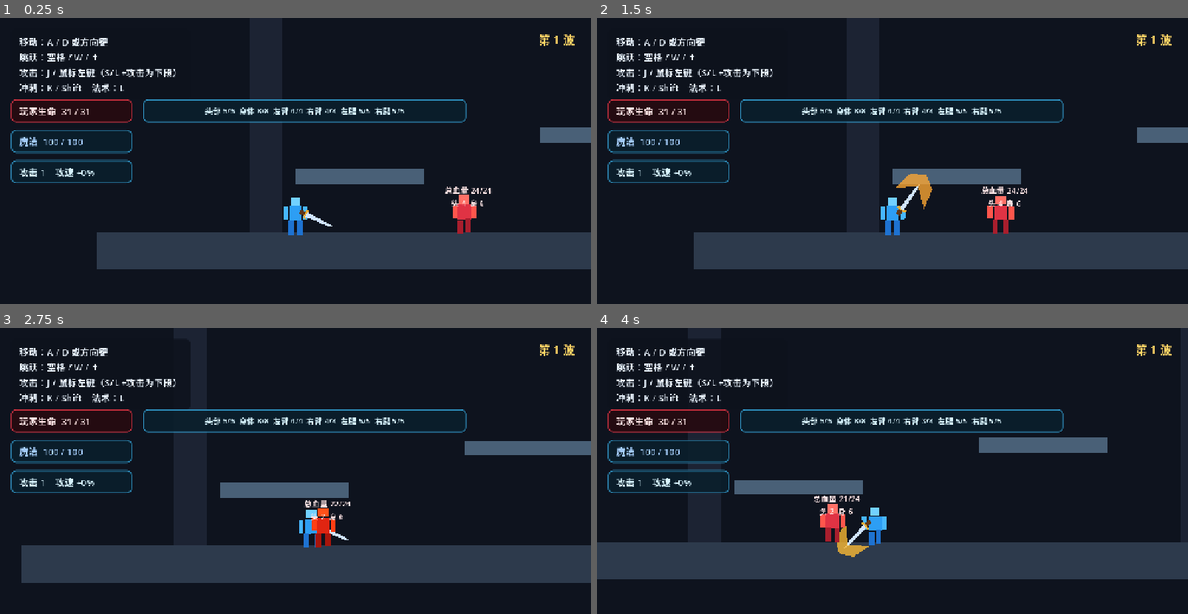
Above: before the commit, frames 1-4 (two rows, left to right).
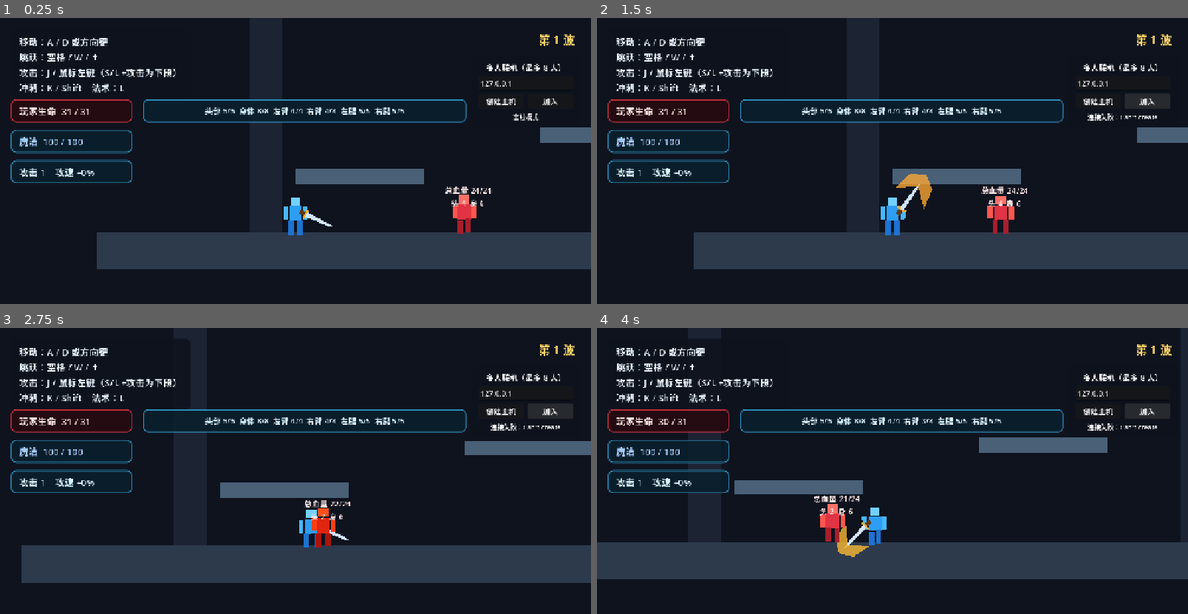
Above: after the commit, the same moments.

Repository: gaoyiyankami/holidaygame
Game: Godot game, scene res://scenes/main/main.tscn
The game is run twice, just before and just after one commit, with the same random seed, the same clock (stepped at 60 frames per second) and the same inputs.
Inputs (mouse positions are in pixels of both pictures, inside the frame that each line leads up to):
- Up to frame 1 (0.25 s): no input
- Up to frame 2 (1.5 s): click (1099, 100) at 0.5 s, where only the run after the commit has a clickable "创建主机"; click (1146, 100) at 1.25 s, where only the run after the commit has a clickable "加入"
- Up to frame 3 (2.75 s): hold D (move_right) from 2.03 s (still down); tap J (attack) at 2.1 s; tap Space (jump) at 2.27 s
- Up to frame 4 (4 s): tap J (attack) at 2.85, 3.8 s; tap Space (jump) at 3.02 s; release D (move_right) at 3.53 s; hold A (move_left) from 3.53 s (still down); tap K (dash) at 3.6 s

The runs differ from the first frame. In frame 1, 0.4% of the frame differs, in the area x 81-95%, y 16-36%; in frame 2, 0.8%, in the area x 81-97%, y 16-36%; in frame 3, 0.8%; in frame 4, 0.8%.

Commit message:
Add low leg targeting and eight player networking

Diff:
--- a/scenes/main/main.tscn
+++ b/scenes/main/main.tscn
@@ -232,6 +232,41 @@
 theme_override_colors/font_color = Color(1, 0.84, 0.4, 1)
 theme_override_font_sizes/font_size = 25
 
+[node name="NetworkPanel" type="PanelContainer" parent="UI"]
+offset_left = 1018.0
+offset_top = 82.0
+offset_right = 1260.0
+offset_bottom = 230.0
+theme_override_styles/panel = SubResource("StyleBox_panel")
+
+[node name="VBox" type="VBoxContainer" parent="UI/NetworkPanel"]
+theme_override_constants/separation = 7
+
+[node name="Title" type="Label" parent="UI/NetworkPanel/VBox"]
+text = "多人联机（最多 8 人）"
+horizontal_alignment = 1
+theme_override_font_sizes/font_size = 17
+
+[node name="AddressInput" type="LineEdit" parent="UI/NetworkPanel/VBox"]
+placeholder_text = "主机 IP，默认 127.0.0.1"
+text = "127.0.0.1"
+
+[node name="Buttons" type="HBoxContainer" parent="UI/NetworkPanel/VBox"]
+theme_override_constants/separation = 8
+
+[node name="HostButton" type="Button" parent="UI/NetworkPanel/VBox/Buttons"]
+size_flags_horizontal = 3
+text = "创建主机"
+
+[node name="JoinButton" type="Button" parent="UI/NetworkPanel/VBox/Buttons"]
+size_flags_horizontal = 3
+text = "加入"
+
+[node name="NetworkStatus" type="Label" parent="UI/NetworkPanel/VBox"]
+text = "离线模式"
+horizontal_alignment = 1
+theme_override_font_sizes/font_size = 14
+
 [node name="StatusLabel" type="Label" parent="UI"]
 visible = false
 offset_left = 365.0
--- a/scripts/main/main.gd
+++ b/scripts/main/main.gd
@@ -1,10 +1,14 @@
 extends Node2D
 
 const ENEMY_SCENE := preload("res://scenes/enemies/training_dummy.tscn")
+const PLAYER_SCENE := preload("res://scenes/player/player.tscn")
+const NETWORK_PORT := 7000
+const MAX_CLIENTS := 7
 
 var _wave: int = 1
 var _current_enemy: TrainingDummy
 var _upgrade_open: bool = false
+var _network_players: Dictionary = {}
 
 @onready var _player: Player = $Player
 @onready var _enemy_spawn: Marker2D = $EnemySpawn
@@ -18,6 +22,11 @@
 @onready var _attack_button: Button = $UI/UpgradePanel/Margin/VBox/Choices/AttackButton
 @onready var _speed_button: Button = $UI/UpgradePanel/Margin/VBox/Choices/SpeedButton
 @onready var _health_button: Button = $UI/UpgradePanel/Margin/VBox/Choices/HealthButton
+@onready var _network_panel: PanelContainer = $UI/NetworkPanel
+@onready var _address_input: LineEdit = $UI/NetworkPanel/VBox/AddressInput
+@onready var _host_button: Button = $UI/NetworkPanel/VBox/Buttons/HostButton
+@onready var _join_button: Button = $UI/NetworkPanel/VBox/Buttons/JoinButton
+@onready var _network_status: Label = $UI/NetworkPanel/VBox/NetworkStatus
 
 
 func _ready() -> void:
@@ -29,6 +38,13 @@
 	_attack_button.pressed.connect(_choose_attack_upgrade)
 	_speed_button.pressed.connect(_choose_speed_upgrade)
 	_health_button.pressed.connect(_choose_health_upgrade)
+	_host_button.pressed.connect(_host_game)
+	_join_button.pressed.connect(_join_game)
+	multiplayer.peer_connected.connect(_on_peer_connected)
+	multiplayer.peer_disconnected.connect(_on_peer_disconnected)
+	multiplayer.connected_to_server.connect(_on_connected_to_server)
+	multiplayer.connection_failed.connect(_on_connection_failed)
+	multiplayer.server_disconnected.connect(_on_server_disconnected)
 
 	_on_player_health_changed(_player.get_health(), _player.max_health)
 	_on_player_mana_changed(_player.get_mana(), _player.max_mana)
@@ -37,6 +53,106 @@
 
 	_current_enemy = $TrainingDummy as TrainingDummy
 	_connect_enemy(_current_enemy)
+
+
+func _host_game() -> void:
+	var peer := ENetMultiplayerPeer.new()
+	var error := peer.create_server(NETWORK_PORT, MAX_CLIENTS)
+	if error != OK:
+		_network_status.text = "创建主机失败：%s" % error_string(error)
+		return
+	multiplayer.multiplayer_peer = peer
+	_prepare_existing_player_for_network()
+	_network_players[1] = true
+	_network_status.text = "主机已开启，端口 %d（最多 8 人）" % NETWORK_PORT
+	_host_button.disabled = true
+	_join_button.disabled = true
+
+
+func _join_game() -> void:
+	var address := _address_input.text.strip_edges()
+	if address.is_empty():
+		address = "127.0.0.1"
+	var peer := ENetMultiplayerPeer.new()
+	var error := peer.create_client(address, NETWORK_PORT)
+	if error != OK:
+		_network_status.text = "连接失败：%s" % error_string(error)
+		return
+	multiplayer.multiplayer_peer = peer
+	_prepare_existing_player_for_network()
+	_network_status.text = "正在连接 %s:%d……" % [address, NETWORK_PORT]
+	_host_button.disabled = true
+	_join_button.disabled = true
+
+
+func _prepare_existing_player_for_network() -> void:
+	_player.name = "Player_1"
+	_player.configure_network_authority(1)
+	_network_players[1] = true
+
+
+func _on_connected_to_server() -> void:
+	_network_status.text = "连接成功，玩家编号 %d" % multiplayer.get_unique_id()
+
+
+func _on_connection_failed() -> void:
+	_network_status.text = "连接主机失败"
+	multiplayer.multiplayer_peer = null
+	_host_button.disabled = false
+	_join_button.disabled = false
+
+
+func _on_server_disconnected() -> void:
+	_network_status.text = "与主机断开连接"
+	multiplayer.multiplayer_peer = null
+
+
+func _on_peer_connected(peer_id: int) -> void:
+	if not multiplayer.is_server():
+		return
+	for existing_id in _network_players:
+		_spawn_network_player.rpc_id(peer_id, existing_id)
+	_spawn_network_player.rpc(peer_id)
+
+
+func _on_peer_disconnected(peer_id: int) -> void:
+	if multiplayer.is_server():
+		_remove_network_player.rpc(peer_id)
+
+
+@rpc("authority", "call_local", "reliable")
+func _spawn_network_player(peer_id: int) -> void:
+	if _network_players.has(peer_id):
+		return
+	var player := PLAYER_SCENE.instantiate() as Player
+	player.name = "Player_%d" % peer_id
+	player.position = Vector2(170 + (_network_players.size() % 4) * 54, 610)
+	add_child(player)
+	player.configure_network_authority(peer_id)
+	_network_players[peer_id] = true
+	if peer_id == multiplayer.get_unique_id():
+		_bind_local_player(player)
+	_network_status.text = "当前玩家：%d / 8" % _network_players.size()
+
+
+@rpc("authority", "call_local", "reliable")
+func _remove_network_player(peer_id: int) -> void:
+	var player := get_node_or_null("Player_%d" % peer_id)
+	if is_instance_valid(player):
+		player.queue_free()
+	_network_players.erase(peer_id)
+	_network_status.text = "当前玩家：%d / 8" % _network_players.size()
+
+
+func _bind_local_player(player: Player) -> void:
+	_player = player
+	_player.health_changed.connect(_on_player_health_changed)
+	_player.mana_changed.connect(_on_player_mana_changed)
+	_player.body_parts_changed.connect(_on_player_body_parts_changed)
+	_player.stats_changed.connect(_on_player_stats_changed)
+	_player.died.connect(_on_player_died)
+	_on_player_health_changed(_player.get_health(), _player.max_health)
+	_on_player_mana_changed(_player.get_mana(), _player.max_mana)
 
 
 func _connect_enemy(enemy: TrainingDummy) -> void:
--- a/scripts/player/player.gd
+++ b/scripts/player/player.gd
@@ -80,6 +80,9 @@
 var _jump_multiplier: float = 1.0
 var _dash_multiplier: float = 1.0
 var _animation_time: float = 0.0
+var _network_target_position: Vector2
+var _network_target_velocity: Vector2
+var _network_facing: float = 1.0
 var _hit_targets: Dictionary = {}
 var _parts: Dictionary = {}
 var _sword_tween: Tween
@@ -92,6 +95,7 @@
 @onready var _attack_area: Area2D = $Visual/SwordPivot/AttackArea
 @onready var _slash_visual: Polygon2D = $Visual/SwordPivot/AttackArea/SlashVisual
 @onready var _dash_visual: Polygon2D = $Visual/DashVisual
+@onready var _camera: Camera2D = $Camera2D
 
 
 func _ready() -> void:
@@ -101,10 +105,18 @@
 	_refresh_body_health()
 	_mana = max_mana
 	mana_changed.emit(_mana, max_mana)
+	_network_target_position = global_position
 
 
 func _physics_process(delta: float) -> void:
 	_animation_time += delta
+	if multiplayer.has_multiplayer_peer() and not is_multiplayer_authority():
+		global_position = global_position.lerp(_network_target_position, minf(delta * 14.0, 1.0))
+		velocity = _network_target_velocity
+		_visual.scale.x = _network_facing
+		_animate_body_parts()
+		return
+
 	_regenerate_mana(delta)
 	_update_timers(delta)
 	if _dash_timer > 0.0:
@@ -122,6 +134,8 @@
 			velocity.x = move_toward(velocity.x, 0.0, friction * delta)
 	move_and_slide()
 	_animate_body_parts()
+	if multiplayer.has_multiplayer_peer():
+		_receive_network_state.rpc(global_position, velocity, _visual.scale.x)
 
 
 func _update_timers(delta: float) -> void:
@@ -220,8 +234,8 @@
 			_attack_area.position = Vector2(72, 0)
 			_slash_visual.scale = Vector2(1.45, 0.85)
 		AttackKind.LOW:
-			_attack_area.position = Vector2(58, 24)
-			_slash_visual.scale = Vector2(1.25, 0.65)
+			_attack_area.position = Vector2(58, 34)
+			_slash_visual.scale = Vector2(1.3, 0.72)
 		_:
 			_attack_area.position = Vector2(48.0 + step * 5.0, 0)
 	_play_sword_windup(step)
@@ -267,6 +281,8 @@
 		if _hit_targets.has(target_id):
 			continue
 		var distance := _attack_area.global_position.distance_squared_to(part.global_position)
+		if _attack_kind == AttackKind.LOW:
+			distance = -part.global_position.y
 		if not closest_by_actor.has(target_id) or distance < closest_by_actor[target_id]["distance"]:
 			closest_by_actor[target_id] = {"part": part, "distance": distance}
 
@@ -282,6 +298,24 @@
 		var damage := maxi(1, roundi(base_damage * _attack_damage_multiplier))
 		if part.receive_damage(damage, global_position):
 			_hit_targets[target_id] = true
+
+
+func configure_network_authority(peer_id: int) -> void:
+	set_multiplayer_authority(peer_id)
+	_camera.enabled = peer_id == multiplayer.get_unique_id()
+	if not is_multiplayer_authority():
+		_controls_enabled = false
+
+
+@rpc("authority", "call_remote", "unreliable_ordered")
+func _receive_network_state(
+	network_position: Vector2,
+	network_velocity: Vector2,
+	facing: float
+) -> void:
+	_network_target_position = network_position
+	_network_target_velocity = network_velocity
+	_network_facing = facing
 
 
 func _get_windup_duration(step: int) -> float:
--- a/tests/body_parts_test.gd
+++ b/tests/body_parts_test.gd
@@ -96,11 +96,16 @@
 	low_enemy.set_physics_process(false)
 	low_enemy.position = player.position + Vector2(62, 18)
 	await get_tree().physics_frame
-	var low_before := _total_health(low_enemy.get_node("Visual/Parts").get_children())
+	var low_parts := low_enemy.get_node("Visual/Parts").get_children()
+	var low_before := _total_health(low_parts)
+	var left_foot := _find_part(low_parts, "left_leg")
+	var right_foot := _find_part(low_parts, "right_leg")
+	var feet_before := left_foot.health + right_foot.health
 	player.call("_start_attack", 1, 3)
 	await get_tree().create_timer(0.22).timeout
 	var low_attack_worked := player.get_attack_kind() == 3 \
-		and _total_health(low_enemy.get_node("Visual/Parts").get_children()) < low_before
+		and _total_health(low_parts) < low_before \
+		and left_foot.health + right_foot.health < feet_before
 
 	await get_tree().create_timer(0.35).timeout
 	low_enemy.position = Vector2(1100, 602)
--- /dev/null
+++ b/tests/network_host_test.gd
@@ -0,0 +1,13 @@
+extends Node
+
+
+func _ready() -> void:
+	await get_tree().physics_frame
+	var main := $Main
+	main.call("_host_game")
+	await get_tree().process_frame
+	var peer_ready := multiplayer.has_multiplayer_peer() and multiplayer.is_server()
+	var player_ready := main.has_node("Player_1")
+	print("Network host test: peer=%s player=%s" % [peer_ready, player_ready])
+	multiplayer.multiplayer_peer = null
+	get_tree().quit(0 if peer_ready and player_ready else 1)
--- /dev/null
+++ b/tests/network_host_test.tscn
@@ -0,0 +1,9 @@
+[gd_scene load_steps=3 format=3]
+
+[ext_resource type="Script" path="res://tests/network_host_test.gd" id="1_test"]
+[ext_resource type="PackedScene" path="res://scenes/main/main.tscn" id="2_main"]
+
+[node name="NetworkHostTest" type="Node"]
+script = ExtResource("1_test")
+
+[node name="Main" parent="." instance=ExtResource("2_main")]
Not shown, changed: README.md
